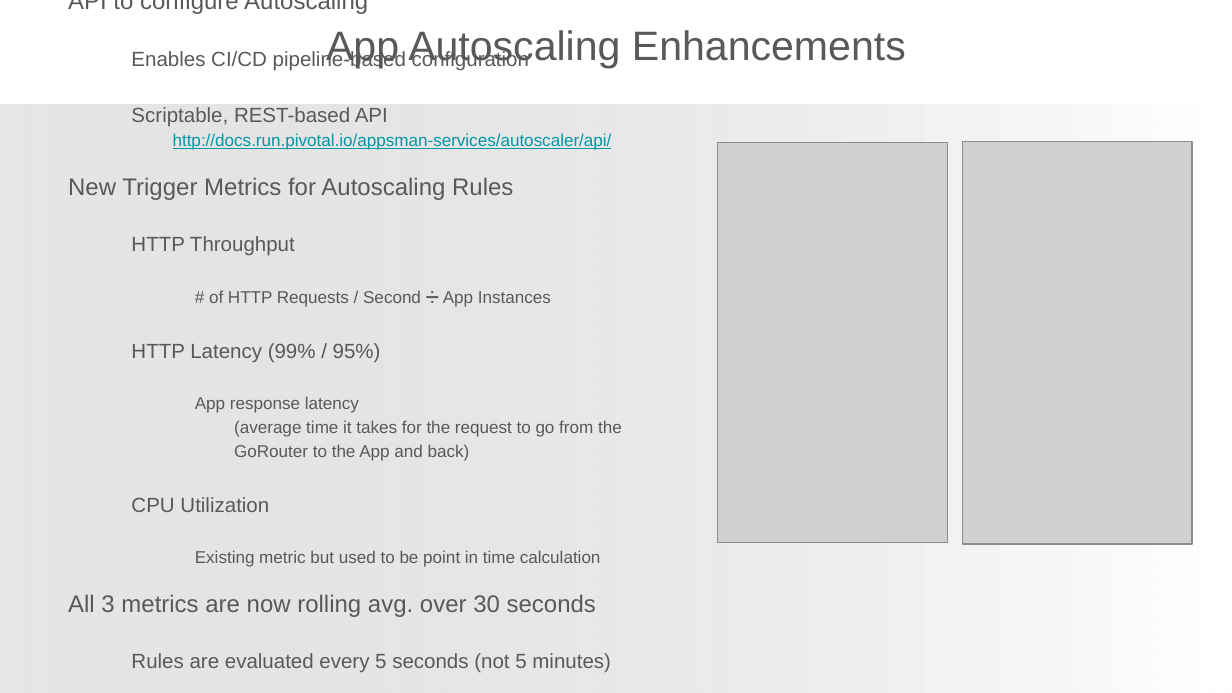
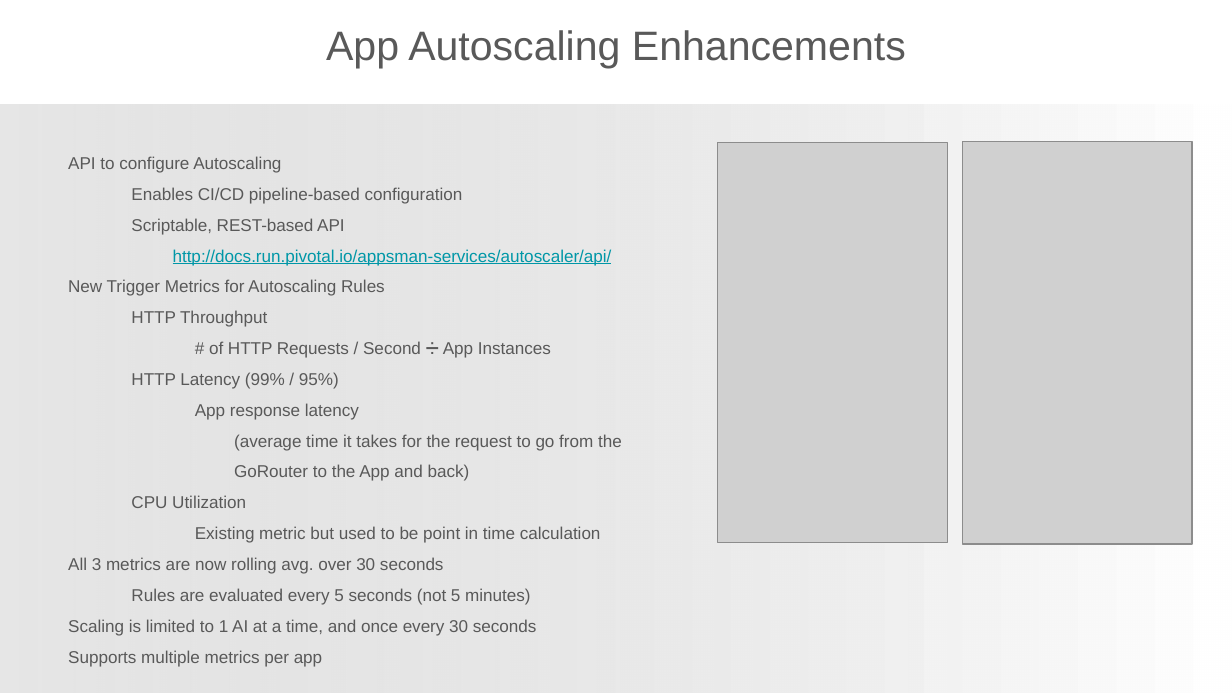
Before and after one commit to phopper-pivotal/CN-Workshop-Dish, a slide deck: slide 24 of presentations/PCF_Roadmap_(current).pptx. Drawn at 1232x693 pixels with LibreOffice and Linux fonts; fonts in the diff are those of the drawing; grey boxes stand for pictures; background and template pictures are left out. Boxes give left, top, right and bottom in pixels: in the first picture for what was removed or moved away, otherwise in the second. Text is boxed around its words. In the diff, an @@ line names an element or a change of style, - is before the commit and + after.

```diff
--- a/presentations/PCF_Roadmap_(current).pptx
+++ b/presentations/PCF_Roadmap_(current).pptx
@@ text "API to configure Autoscaling" at <box>68,156,622,667</box>: size 14 to 10 pt in "API to configure Autoscaling", "New Trigger Metrics for Autoscaling Rules", "All 3 metrics are now rolling avg. ...", "Scaling is limited to 1 AI at ..." and 1 more places; size 12 to 10 pt in "Enables CI/CD pipeline-based configuration", "Scriptable, REST-based API", "HTTP Throughput", "HTTP Latency (99% / 95%)" and 2 more places; line spacing 1.15 to 1.5; less space between paragraphs @@
```
Also in this commit, not shown: 3 other slides changed.
